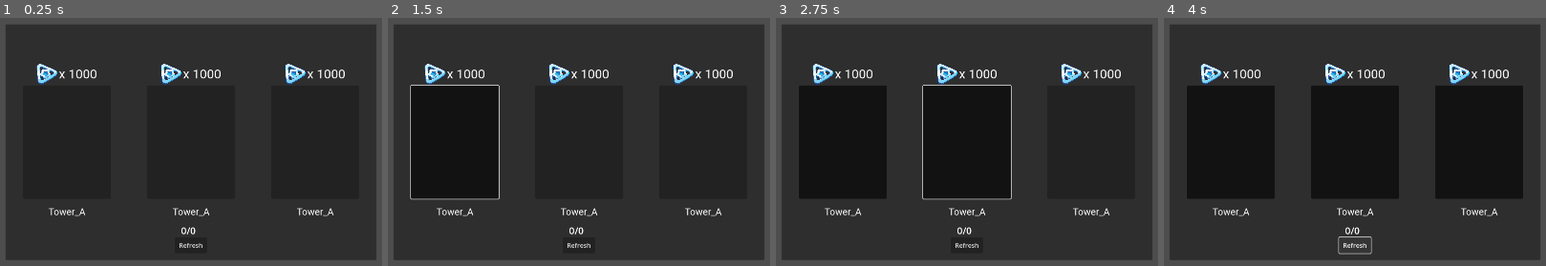
Above: before the commit, frames 1-4 (left to right).
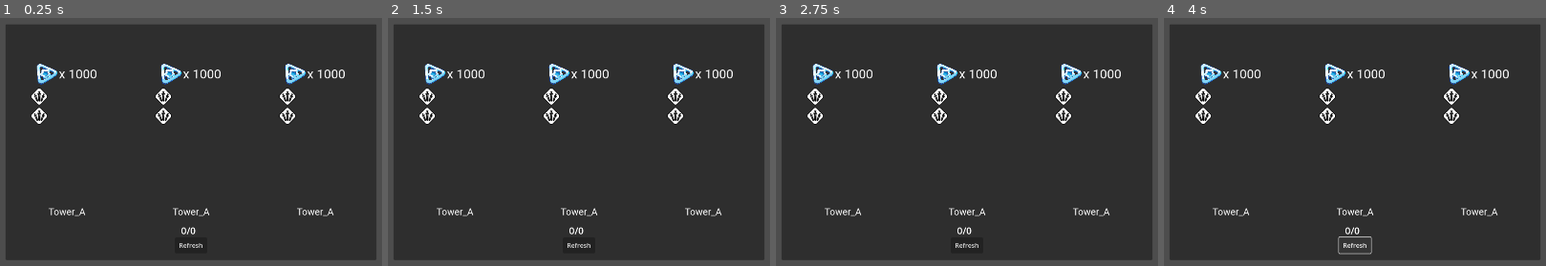
Above: after the commit, the same moments.

Repository: jakkrapan-art/holo.ve
Game: Godot game, scene res://resources/ui_component/tower_select/tower_select.tscn
Two runs of this game, one before a commit and one after it. Both use one fixed random seed, a clock stepped at 60 frames per second and the inputs below. This scene is started directly instead of the project's main scene.
Inputs (mouse positions are in pixels of both pictures, inside the frame that each line leads up to):
- Up to frame 1 (0.25 s): no input
- Up to frame 2 (1.5 s): click "Tower_A" at 0.5 s; click (456, 142) at 1.27 s
- Up to frame 3 (2.75 s): click "Tower_A" at 2 s
- Up to frame 4 (4 s): click "Tower_A" at 2.75 s; click "Refresh" at 3.5 s

The runs differ from the first frame. In frame 1, 0.9% of the frame differs, in the area x 8-78%, y 28-43%; in frame 2, 11%; in frame 3, 21%; in frame 4, 31%, in the area x 6-94%, y 27-73%.

Commit message:
feat: update select tower ui. add synergy icon

Diff:
--- a/resources/ui_component/deck_selection.tscn
+++ b/resources/ui_component/deck_selection.tscn
@@ -233,6 +233,18 @@
 label_settings = SubResource("LabelSettings_c58rm")
 vertical_alignment = 1
 
+[node name="ManagerName" type="TextureRect" parent="ContentContainer/ManagerField/ManagerCard/CardContainer/Name"]
+visible = false
+layout_mode = 1
+anchors_preset = 15
+anchor_right = 1.0
+anchor_bottom = 1.0
+grow_horizontal = 2
+grow_vertical = 2
+texture = ExtResource("8_yjoci")
+expand_mode = 1
+flip_h = true
+
 [node name="HpInfo" type="HBoxContainer" parent="ContentContainer/ManagerField/ManagerCard/CardContainer"]
 layout_mode = 1
 anchors_preset = 2
@@ -243,7 +255,6 @@
 offset_right = 480.0
 offset_bottom = 28.85
 grow_vertical = 0
-alignment = 0
 
 [node name="BloodIcon" type="TextureRect" parent="ContentContainer/ManagerField/ManagerCard/CardContainer/HpInfo"]
 custom_minimum_size = Vector2(48, 48)
@@ -256,25 +267,12 @@
 [node name="HpValue" type="Label" parent="ContentContainer/ManagerField/ManagerCard/CardContainer/HpInfo"]
 layout_mode = 2
 size_flags_horizontal = 3
-size_flags_vertical = 4
 theme_override_colors/font_color = Color(1, 1, 1, 1)
 theme_override_colors/font_outline_color = Color(0, 0, 0, 1)
 theme_override_constants/outline_size = 4
 theme_override_font_sizes/font_size = 40
 text = "100"
 vertical_alignment = 1
-
-[node name="ManagerName" type="TextureRect" parent="ContentContainer/ManagerField/ManagerCard/CardContainer/Name"]
-visible = false
-layout_mode = 1
-anchors_preset = 15
-anchor_right = 1.0
-anchor_bottom = 1.0
-grow_horizontal = 2
-grow_vertical = 2
-texture = ExtResource("8_yjoci")
-expand_mode = 1
-flip_h = true
 
 [node name="Skill" type="Control" parent="ContentContainer/ManagerField/ManagerCard/CardContainer"]
 layout_mode = 1
--- /dev/null
+++ b/resources/ui_component/tower_select/ui_tower_choice.gdshader
@@ -0,0 +1,22 @@
+shader_type canvas_item;
+
+uniform float radius : hint_range(0.0, 100.0) = 19.0;
+
+void fragment() {
+    vec2 size = vec2(1.0) / TEXTURE_PIXEL_SIZE;
+    vec2 pos = UV * size;
+
+    vec2 q = min(pos, size - pos);
+
+    float alpha = 1.0;
+
+    if (q.x < radius && q.y < radius) {
+        vec2 corner = vec2(radius);
+        if (distance(q, corner) > radius) {
+            alpha = 0.0;
+        }
+    }
+
+    vec4 tex = texture(TEXTURE, UV);
+    COLOR = vec4(tex.rgb, tex.a * alpha);
+}
--- a/resources/ui_component/tower_select/ui_tower_choice.tscn
+++ b/resources/ui_component/tower_select/ui_tower_choice.tscn
@@ -1,13 +1,20 @@
-[gd_scene load_steps=8 format=3 uid="uid://hrwu7jmu4yv"]
+[gd_scene load_steps=13 format=3 uid="uid://hrwu7jmu4yv"]
 
 [ext_resource type="Script" path="res://scripts/ui/tower_select/tower_select_button.gd" id="1_ydvhw"]
+[ext_resource type="Shader" path="res://resources/ui_component/tower_select/ui_tower_choice.gdshader" id="1_ye0gs"]
 [ext_resource type="FontFile" uid="uid://vc6emo5px8ld" path="res://resources/ui_component/font/Roboto-Regular.ttf" id="2_oispt"]
-[ext_resource type="Texture2D" uid="uid://buu6ln75erxkw" path="res://resources/currency/evo_token.png" id="3_lbarx"]
+[ext_resource type="Texture2D" uid="uid://cxr6gm84cu055" path="res://resources/currency/evo_token.png" id="3_lbarx"]
+[ext_resource type="Shader" path="res://resources/ui_component/tower_select/ui_tower_choice_trait.gdshader" id="5_kba5i"]
+[ext_resource type="Texture2D" uid="uid://drat5dnv8y74b" path="res://resources/ui_asset/synergies/assassin.png" id="7_681fe"]
 
 [sub_resource type="ButtonGroup" id="ButtonGroup_wd61a"]
 resource_name = "tower_buttons"
 
 [sub_resource type="ImageTexture" id="ImageTexture_cu4c3"]
+
+[sub_resource type="ShaderMaterial" id="ShaderMaterial_gxfu1"]
+shader = ExtResource("1_ye0gs")
+shader_parameter/radius = 19.0
 
 [sub_resource type="LabelSettings" id="LabelSettings_aoexc"]
 font = ExtResource("2_oispt")
@@ -17,7 +24,17 @@
 font = ExtResource("2_oispt")
 font_size = 32
 
+[sub_resource type="ShaderMaterial" id="ShaderMaterial_eo7vq"]
+shader = ExtResource("5_kba5i")
+shader_parameter/bg_color = Color(1, 1, 1, 1)
+shader_parameter/border_color = Color(0, 0, 0, 0)
+shader_parameter/image_color = Color(0, 0, 0, 1)
+shader_parameter/border_size = 1.0
+shader_parameter/corner_radius = 3.0
+shader_parameter/padding = 12.0
+
 [node name="UITowerChoice" type="Button" groups=["tower_buttons"]]
+self_modulate = Color(1, 1, 1, 0.00392157)
 custom_minimum_size = Vector2(220, 285)
 offset_right = 220.0
 offset_bottom = 285.0
@@ -38,6 +55,7 @@
 texture_normal = SubResource("ImageTexture_cu4c3")
 
 [node name="TowerPortrait" type="TextureRect" parent="."]
+material = SubResource("ShaderMaterial_gxfu1")
 layout_mode = 1
 anchors_preset = 15
 anchor_right = 1.0
@@ -86,3 +104,27 @@
 layout_mode = 2
 text = "x 1000"
 label_settings = SubResource("LabelSettings_o0rdo")
+
+[node name="Synergies" type="VBoxContainer" parent="."]
+layout_mode = 1
+anchors_preset = 9
+anchor_bottom = 1.0
+offset_left = 17.5
+offset_top = 5.0
+offset_right = 62.5
+offset_bottom = 5.0
+grow_vertical = 2
+
+[node name="Class" type="TextureRect" parent="Synergies"]
+self_modulate = Color(0, 0, 0, 1)
+material = SubResource("ShaderMaterial_eo7vq")
+custom_minimum_size = Vector2(45, 45)
+layout_mode = 2
+texture = ExtResource("7_681fe")
+expand_mode = 1
+
+[node name="Gen" type="TextureRect" parent="Synergies"]
+material = SubResource("ShaderMaterial_eo7vq")
+custom_minimum_size = Vector2(45, 45)
+layout_mode = 2
+texture = ExtResource("7_681fe")
--- /dev/null
+++ b/resources/ui_component/tower_select/ui_tower_choice_trait.gdshader
@@ -0,0 +1,97 @@
+shader_type canvas_item;
+
+uniform vec4 bg_color : source_color = vec4(1.0, 1.0, 1.0, 1.0);
+uniform vec4 border_color : source_color = vec4(0.0, 0.0, 0.0, 1.0);
+uniform vec4 image_color : source_color = vec4(1.0, 1.0, 1.0, 1.0);
+
+uniform float border_size : hint_range(1.0, 32.0) = 8.0;
+uniform float corner_radius : hint_range(1.0, 64.0) = 26.0;
+uniform float padding : hint_range(0.0, 64.0) = 12.0;
+
+float rounded_box_sdf(vec2 p, vec2 b, float r) {
+    vec2 q = abs(p) - b + r;
+    return length(max(q, vec2(0.0))) + min(max(q.x, q.y), 0.0) - r;
+}
+
+void fragment() {
+
+    vec2 size = vec2(1.0) / TEXTURE_PIXEL_SIZE;
+
+    vec2 p = UV * size - size * 0.5;
+
+    // rotate 45 degree
+    float angle = radians(45.0);
+
+    mat2 rot = mat2(
+        vec2(cos(angle), sin(angle)),
+        vec2(-sin(angle), cos(angle))
+    );
+
+    vec2 rp = rot * p;
+
+    float shape_size = min(size.x, size.y) * 0.33;
+
+    float d = rounded_box_sdf(
+        rp,
+        vec2(shape_size),
+        corner_radius
+    );
+
+    // main diamond mask
+    float shape_mask = 1.0 - smoothstep(
+        0.0,
+        1.5,
+        d
+    );
+
+    // border mask
+    float border_mask = 1.0 - smoothstep(
+        border_size,
+        border_size + 1.5,
+        abs(d)
+    );
+
+    // ===== IMAGE =====
+
+    // scale image inward with padding
+    float image_scale = 1.0 - (padding / min(size.x, size.y));
+
+    vec2 image_uv = (UV - 0.5) / image_scale + 0.5;
+
+    vec4 tex = texture(TEXTURE, image_uv) * image_color;
+
+    // remove outside uv
+    if (
+        image_uv.x < 0.0 ||
+        image_uv.x > 1.0 ||
+        image_uv.y < 0.0 ||
+        image_uv.y > 1.0
+    ) {
+        tex.a = 0.0;
+    }
+
+    // ===== FINAL =====
+
+    vec4 final_color = bg_color * shape_mask;
+
+    // image inside
+    final_color = mix(
+        final_color,
+        tex,
+        tex.a * shape_mask
+    );
+
+    // border on top
+    final_color.rgb = mix(
+        final_color.rgb,
+        border_color.rgb,
+        border_mask * border_color.a
+    );
+
+    final_color.a = max(
+        final_color.a,
+        border_mask
+    );
+
+    COLOR = final_color;
+}
--- a/scripts/resource_manager/resource_manager.gd
+++ b/scripts/resource_manager/resource_manager.gd
@@ -42,6 +42,16 @@
 
 	return texture
 
+static func preloadSynergy():
+	var synergyList = TowerTrait.TOWER_CLASS_NAMES.values() + TowerTrait.TOWER_GENERATION_NAMES.values();
+	synergyList.append("default");
+	var statuses = ["", "_active"];
+	for synergy in synergyList:
+		for status in statuses:
+			var key = synergy.to_lower() + status;
+			var path = "ui_asset/synergies/" + key + ".png"
+			loadImage("synergy", key, path)
+
 static func preloadEnemy(mapName: String, types: Array[String]) -> void:
 	var enemyPrefix := "res://resources/enemy"
 	var loaded: Dictionary = {}
--- a/scripts/tower_center.gd
+++ b/scripts/tower_center.gd
@@ -57,6 +57,8 @@
 
 	setTowerData(tower_list)
 	added_decks.append(deck_key)
+
+	ResourceManager.preloadSynergy();
 	return true
 
 func getAvailableDecks() -> Array:
--- a/scripts/ui/tower_select/UI_tower_select.gd
+++ b/scripts/ui/tower_select/UI_tower_select.gd
@@ -141,7 +141,11 @@
 	for index in range(buttons.size()):
 		if index < cards.size():
 			var cardSelectData: TowerSelectData = cards[index] as TowerSelectData;
-			buttons[index].setup(cardSelectData.name, cardSelectData.icon, cardSelectData.level, cardSelectData.evolutionCost)
+			var data: TowerData = TowerCenter.getTowerDataByName(cardSelectData.name).data;
+			var tClass = data.towerClass;
+			var tGen = data.generation;
+
+			buttons[index].Setup(cardSelectData.name, cardSelectData.icon, tClass, tGen, cardSelectData.level, cardSelectData.evolutionCost)
 			var bound: Callable = select_callable.bind(cardSelectData.name)
 			buttons[index].pressed.connect(bound)
 			buttons[index].set_meta("_select_binding", bound)
--- a/scripts/ui/tower_select/tower_select_button.gd
+++ b/scripts/ui/tower_select/tower_select_button.gd
@@ -6,22 +6,19 @@
 var evolutionCostText: Label;
 var towerPortrait: TextureRect;
 
+var towerClassImage: TextureRect;
+var towerGenImage: TextureRect;
+
 func _ready():
 	add_to_group("tower_buttons")  # Ensures buttons register correctly
 
-func setup(name: String, sprite, level: int, evolutionCost: int):
-	print("name:", name, ", sprite:", sprite, ", level:", level, ", evolutionCost:", evolutionCost);
-	if(!towerNameText):
-		towerNameText = $TowerName
-
-	if (!evolutionCostText):
-		evolutionCostText = $Evolution/EvolutionCost
-
-	if (!evolutionNode):
-		evolutionNode = $Evolution
-
-	if (!towerPortrait):
-		towerPortrait = $TowerPortrait
+func Setup(name: String, sprite, towerClass: TowerTrait.TowerClass, towerGen: TowerTrait.TowerGeneration, level: int, evolutionCost: int):
+	towerNameText = $TowerName
+	evolutionCostText = $Evolution/EvolutionCost
+	evolutionNode = $Evolution
+	towerPortrait = $TowerPortrait
+	towerClassImage = $Synergies/Class
+	towerGenImage = $Synergies/Gen
 
 	towerNameText.text = name + ("\nLevel " + str(level) if level > 0 else "")
 	evolutionNode.visible = evolutionCost > 0
@@ -32,3 +29,14 @@
 		var portrait = TowerCenter.getTowerPortraitByName(name.to_lower());
 		if(portrait):
 			towerPortrait.texture = portrait
+	var tClassName = TowerTrait.TOWER_CLASS_NAMES.get(towerClass, "default").to_lower();
+	var tGenName = TowerTrait.TOWER_GENERATION_NAMES.get(towerGen, "default").to_lower();
+	var classSprite = ResourceManager.getSprite("synergy", tClassName);
+	var genSprite = ResourceManager.getSprite("synergy", TowerTrait.TOWER_GENERATION_NAMES.get(towerGen, "default").to_lower());
+	print("synergy class for ", tClassName, " :", classSprite);
+	print("synergy generation for ", tGenName, " :", genSprite);
+	if(towerClassImage):
+		towerClassImage.texture = classSprite
+
+	if(towerGenImage):
+		towerGenImage.texture = genSprite
Renamed: resources/ui_asset/Rename/Assassin.png -> resources/ui_asset/synergies/assassin.png
Renamed: resources/ui_asset/Rename/AssassinL.png -> resources/ui_asset/synergies/assassin_active.png
Renamed: resources/ui_asset/Rename/Markmans.png -> resources/ui_asset/synergies/marksman.png
Renamed: resources/ui_asset/Rename/MarkmansL.png -> resources/ui_asset/synergies/marksman_active.png
Not shown: 2 places in resources/ui_component/deck_selection.tscn that only renumber resources
Not shown: 1 places in resources/ui_component/game_ui.tscn that only renumber resources
